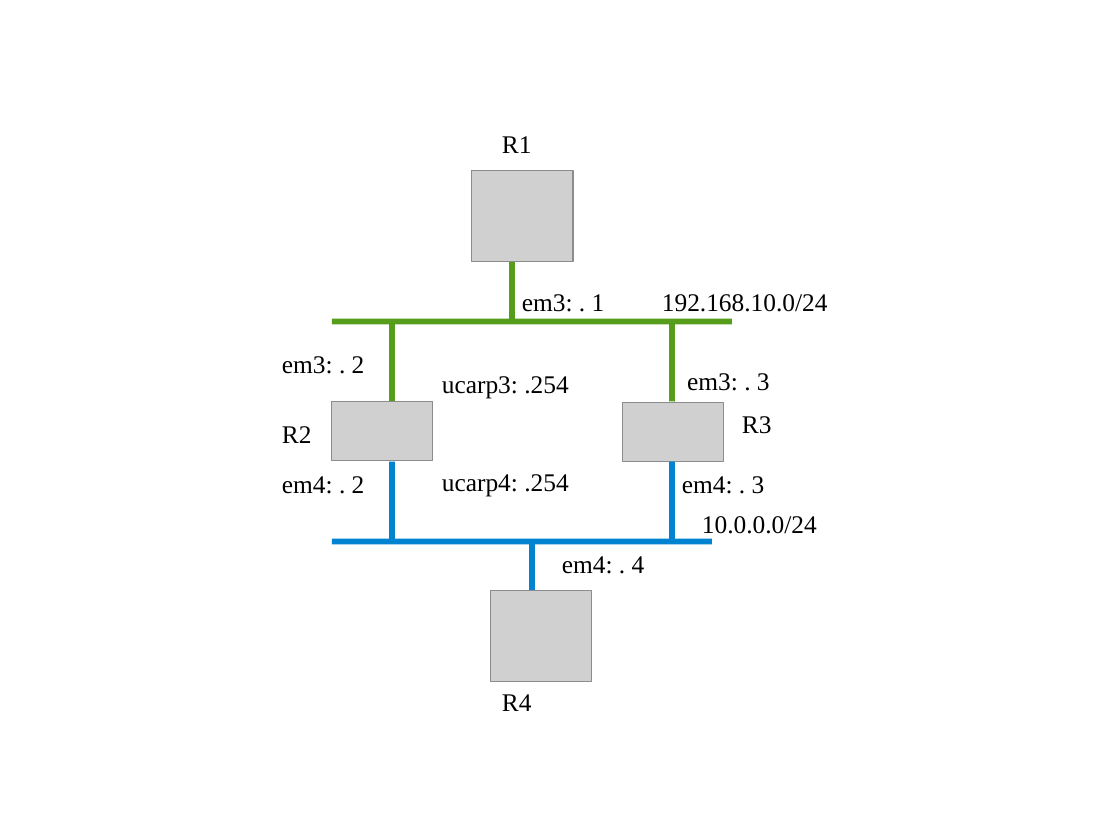
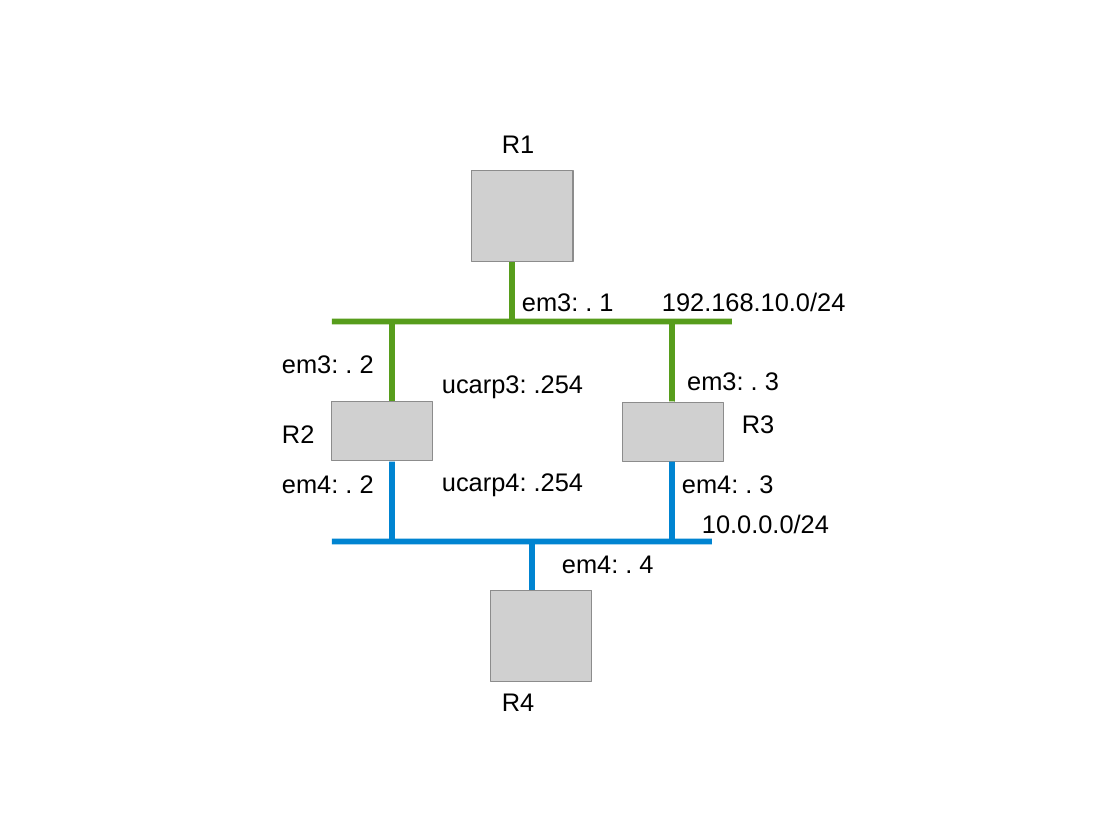
Before and after one commit to ocochard/BSDRP, a slide deck: slide 5 of trunk/docs/labs.examples.odp. Drawn at 1120x840 pixels with LibreOffice and Linux fonts; fonts in the diff are those of the drawing; grey boxes stand for pictures. Boxes give left, top, right and bottom in pixels: in the first picture for what was removed or moved away, otherwise in the second. Text is boxed around its words. In the diff, an @@ line names an element or a change of style, - is before the commit and + after.

```diff
--- a/trunk/docs/labs.examples.odp
+++ b/trunk/docs/labs.examples.odp
@@ font Times New Roman to Arial in 14 elements at (502,135,534,153), (282,425,314,443), (742,415,774,434), (502,693,534,711), (522,293,613,312), (562,555,653,574), (687,372,779,391), (682,475,773,494), (282,475,374,494), (282,355,374,374), (662,292,846,312), (702,514,829,534), (442,375,583,398), (442,473,583,497) @@
```
Also in this commit, not shown: 16 other slides changed, 4 slides added, 2 slides removed, 1 other file.
